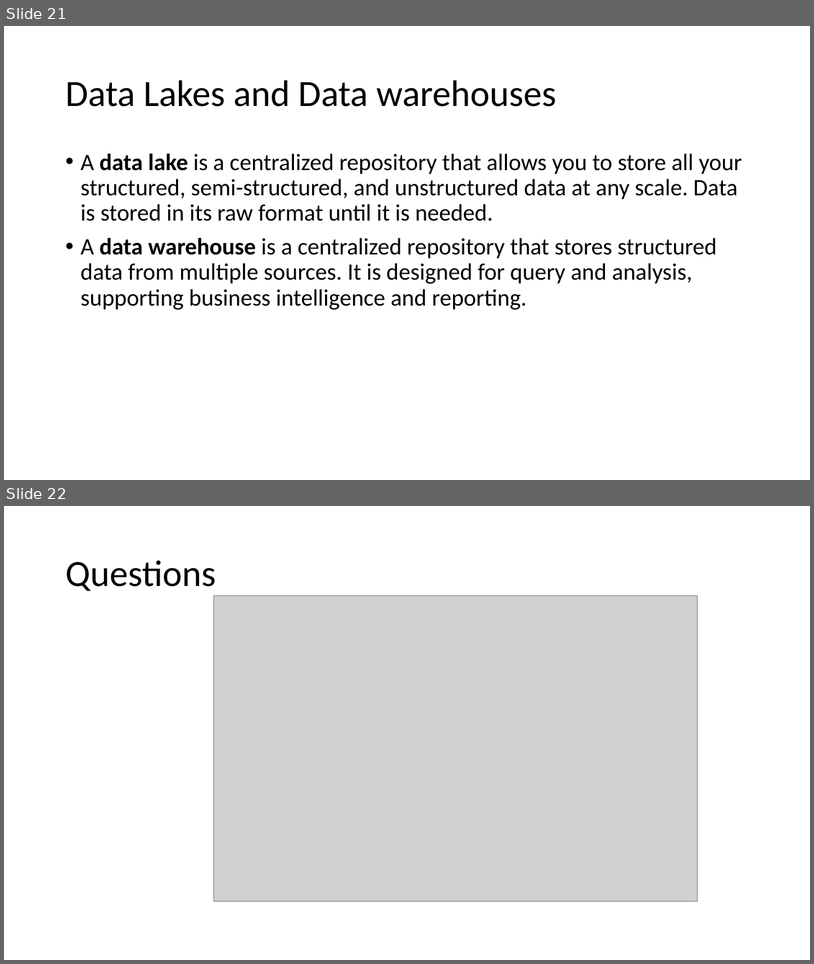
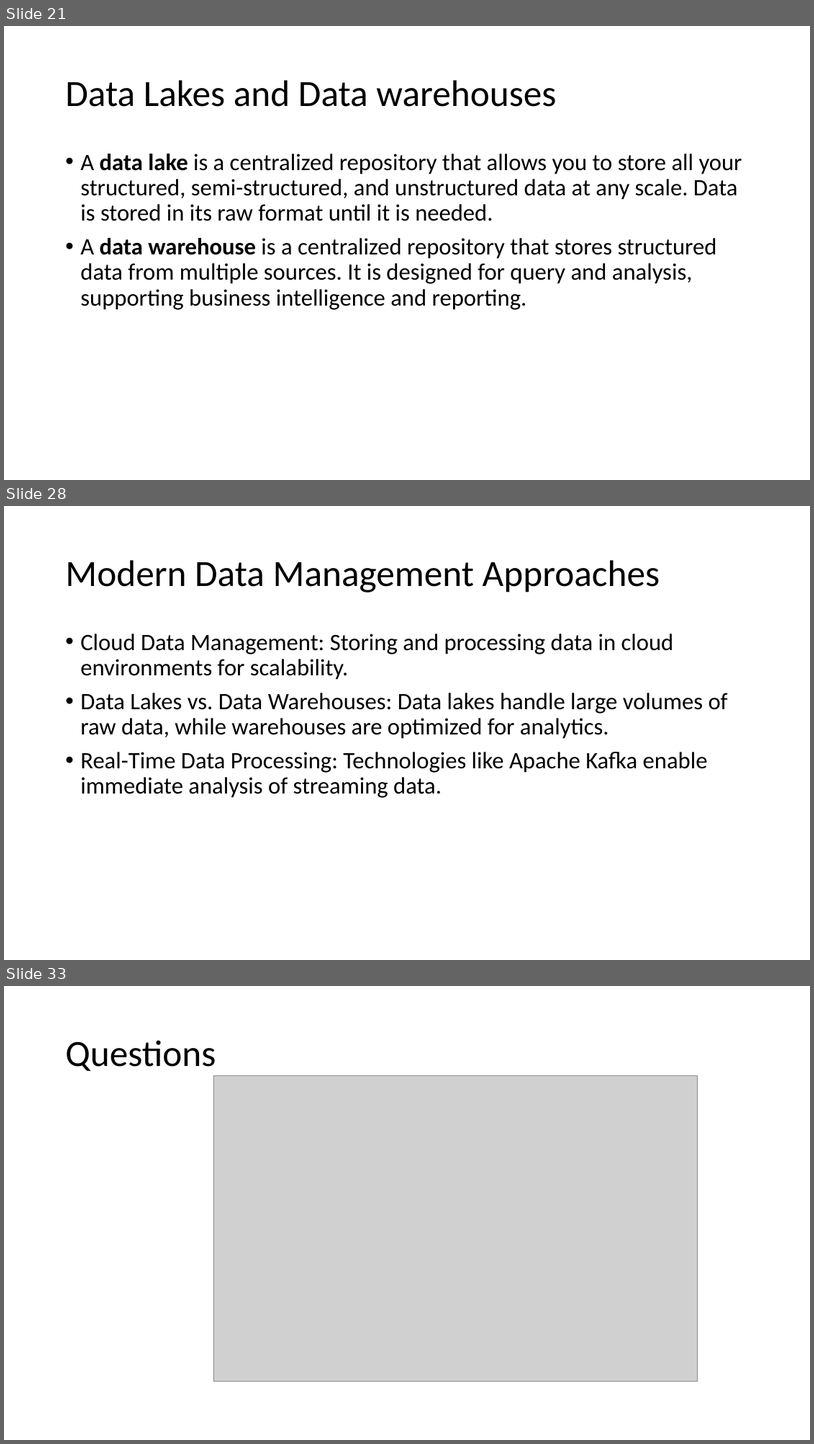
Before and after one commit to motazsaad/Exploratory-Analysis-of-Big-Data, a slide deck: materials/PPT slides/05 Exploratory analysis of Big Data and Cloud - Big Data.pptx. Shown one above the other, each under a label of ours: slides 21 and 22 before the commit, slides 21, 28 and 33 after it; the slides between them are not shown. The pictures are 814x964 and 814x1444 pixels, drawn with LibreOffice and Linux fonts; fonts in the diff are those of the drawing; grey boxes stand for pictures. Boxes give left, top, right and bottom in pixels: in the first picture for what was removed or moved away, otherwise in the second. Text is boxed around its words. In the diff, an @@ line names an element or a change of style, - is before the commit and + after.

```diff
--- a/materials/PPT slides/05 Exploratory analysis of Big Data and Cloud - Big Data.pptx
+++ b/materials/PPT slides/05 Exploratory analysis of Big Data and Cloud - Big Data.pptx
@@ slide 28 added at <box>4,506,810,960</box>, background #FFFFFF @@
@@ title added at <box>65,560,660,592</box>, 44 pt, text #000000 @@
+Modern Data Management Approaches
@@ text added at <box>80,633,728,798</box>, 28 pt, text #000000 @@
+• Cloud Data Management: Storing and processing data in cloud environments for scalability.
+• Data Lakes vs. Data Warehouses: Data lakes handle large volumes of raw data, while warehouses are optimized for analytics.
+• Real-Time Data Processing: Technologies like Apache Kafka enable immediate analysis of streaming data.
@@ what was slide 22 is now slide 33 @@
```
Also in this commit, not shown: 10 other slides added, 1 other file.
